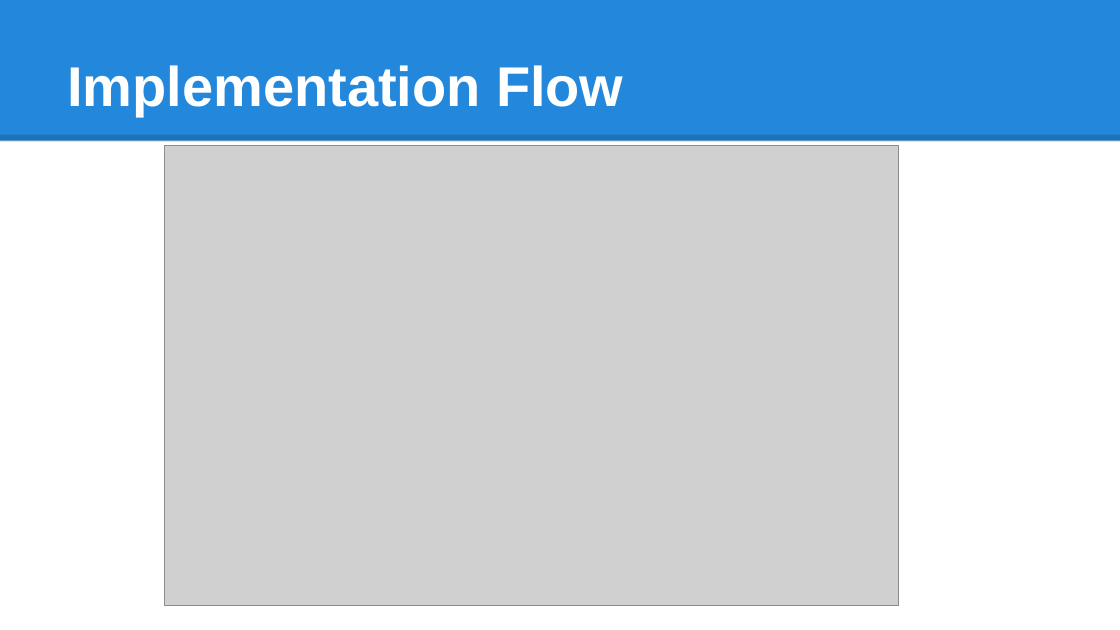
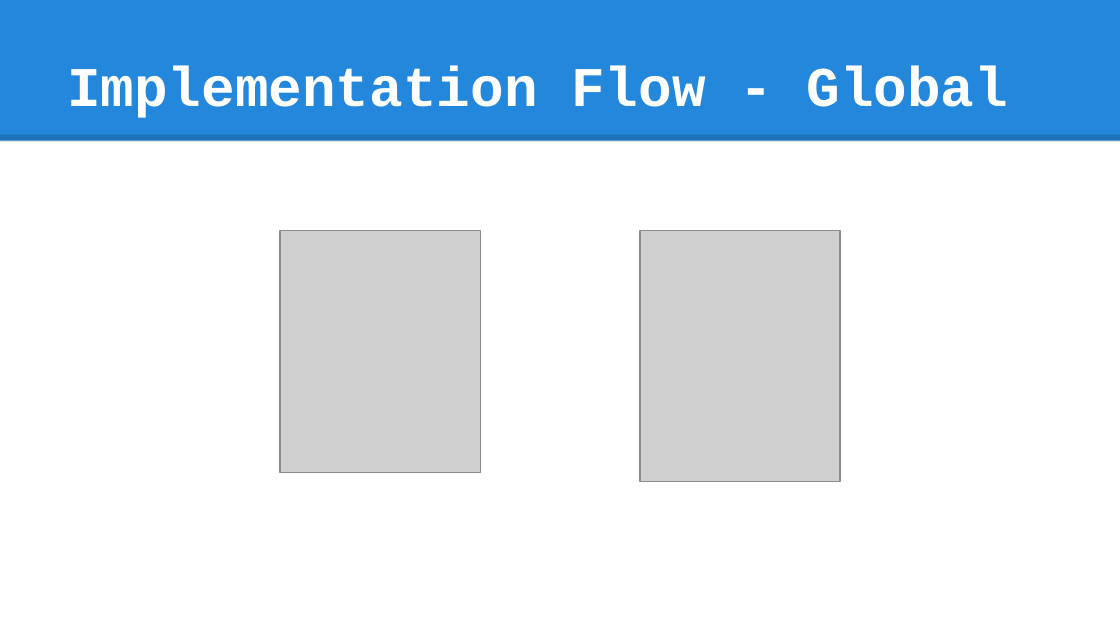
Before and after one commit to maatlek/cfs-proj, a slide deck: slide 9 of AzureCase_TM_coe_v2.pptx (slide 8 before the commit). Drawn at 1120x630 pixels with LibreOffice and Linux fonts; fonts in the diff are those of the drawing; grey boxes stand for pictures. Boxes give left, top, right and bottom in pixels: in the first picture for what was removed or moved away, otherwise in the second. Text is boxed around its words. In the diff, an @@ line names an element or a change of style, - is before the commit and + after.

```diff
--- a/AzureCase_TM_coe_v2.pptx
+++ b/AzureCase_TM_coe_v2.pptx
@@ title at (67, 66, 1008, 118): text changed; font Arial to Courier New @@
-Implementation Flow
+Implementation Flow - Global
@@ picture: place and size @@
-picture at (165, 146, 898, 606)
+picture at (280, 231, 480, 473)
@@ picture added at (640, 231, 840, 482) @@
```
Also in this commit, not shown: 7 other slides changed, 1 slide added, 1 slide removed, 21 other files.
